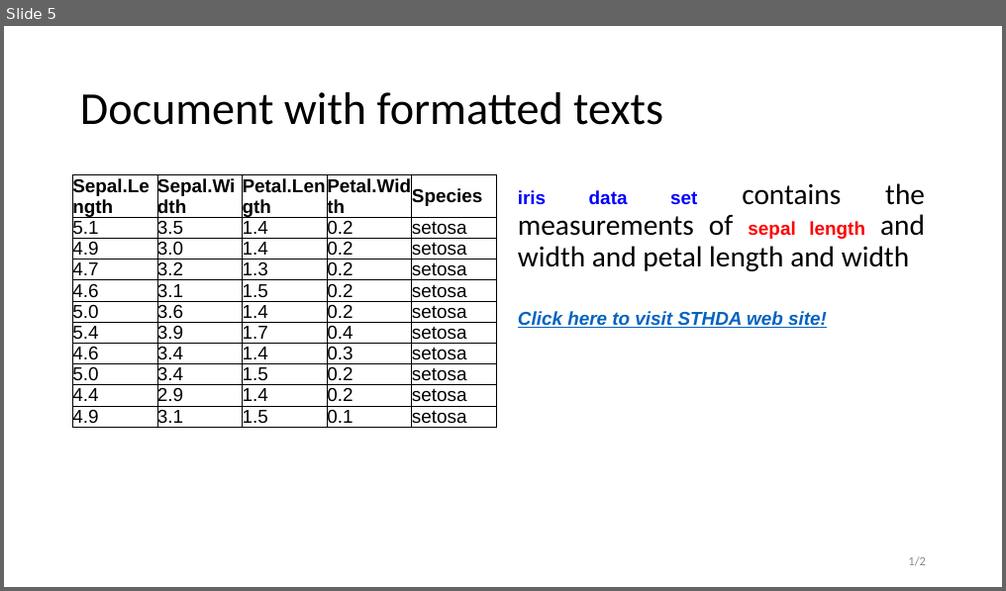
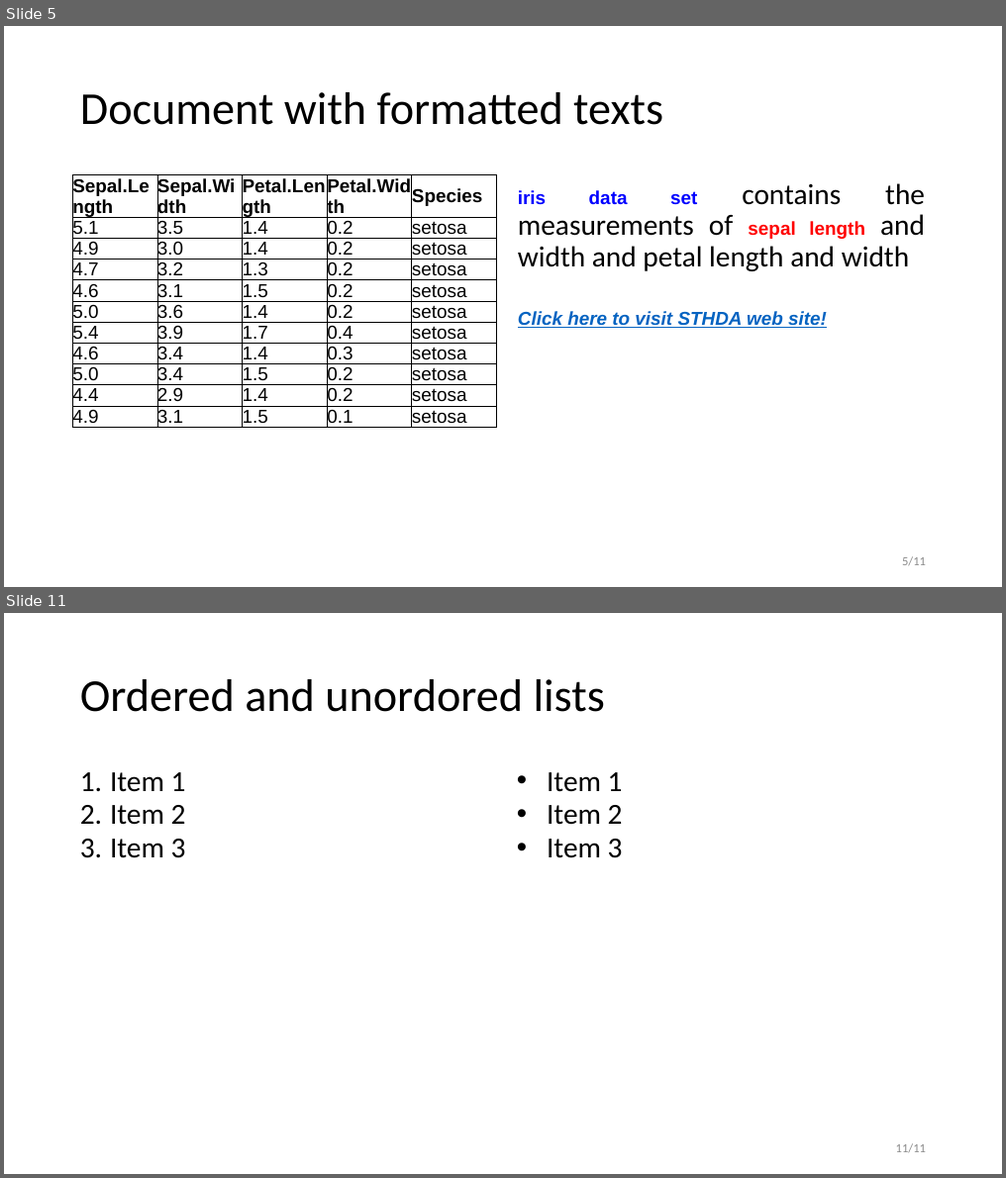
Before and after one commit to tiborh/r, a slide deck: data/r-reporters-powerpoint.pptx. Shown one above the other, each under a label of ours: slide 5 before the commit, slides 5 and 11 after it; the slides between them are not shown. The pictures are 1006x591 and 1006x1178 pixels, drawn with LibreOffice and Linux fonts; fonts in the diff are those of the drawing. Boxes give left, top, right and bottom in pixels: in the first picture for what was removed or moved away, otherwise in the second. Text is boxed around its words. In the diff, an @@ line names an element or a change of style, - is before the commit and + after.

```diff
--- a/data/r-reporters-powerpoint.pptx
+++ b/data/r-reporters-powerpoint.pptx
@@ slide 11 added at bbox=[4, 613, 1002, 1174], background #FFFFFF @@
@@ title added at bbox=[80, 679, 605, 712], 44 pt, text #000000 @@
+Ordered and unordored lists
@@ text added at bbox=[110, 772, 186, 859], 28 pt, text #000000 @@
+1. Item 1
+2. Item 2
+3. Item 3
@@ text added at bbox=[547, 772, 623, 859], 28 pt, text #000000 @@
+• Item 1
+• Item 2
+• Item 3
@@ text added at bbox=[896, 1144, 926, 1154], 12 pt, text #8C8C8C @@
+11/11
@@ slide 5 changed as well @@
@@ text at bbox=[902, 557, 926, 567]: text changed @@
-1/2
+5/11
```
Also in this commit, not shown: 4 other slides changed, 5 other slides added, 9 other files.
